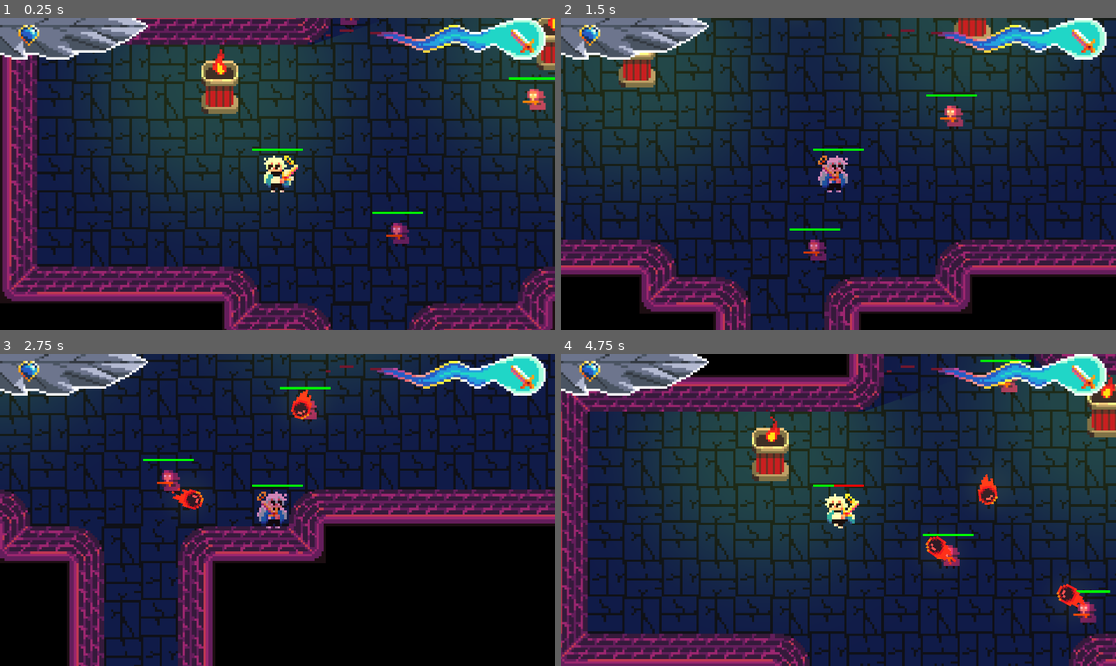
Above: before the commit, frames 1-4 (two rows, left to right).
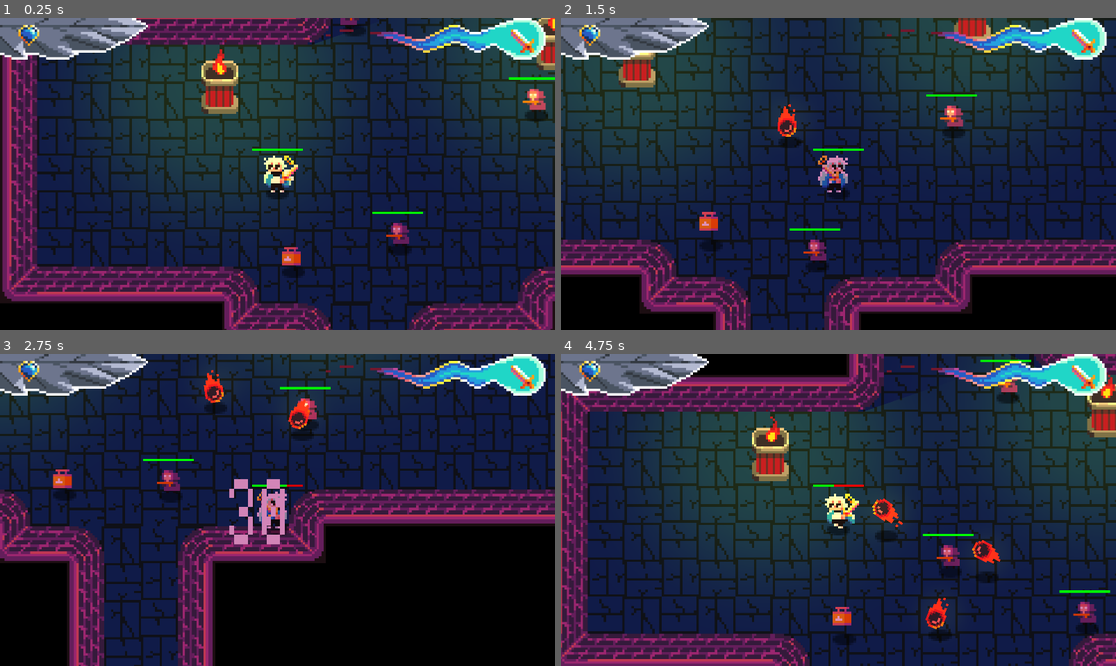
Above: after the commit, the same moments.

Repository: NielsOuvrard/TheShadowOfHeaven
Game: Godot game, scene res://Scenes/gameplay.tscn
Same seed, same stepped clock (60 frames per second), same inputs: the game is played once before the commit and once after it.
Inputs (mouse positions are in pixels of both pictures, inside the frame that each line leads up to):
- Up to frame 1 (0.25 s): no input
- Up to frame 2 (1.5 s): move the mouse to (960, 158) at 0.52 s; hold Right (move_right) 0.53-1.28 s; hold Q (change_weapon) 0.53-1.28 s; move the mouse to (727, 189) at 1.27 s; hold Down (move_down) from 1.28 s (still down); tap Space (shoot) at 1.35 s
- Up to frame 3 (2.75 s): move the mouse to (333, 441) at 2.02 s; release Down (move_down) at 2.03 s; hold Right (move_right) from 2.03 s (still down); hold Q (change_weapon) from 2.03 s (still down)
- Up to frame 4 (4.75 s): move the mouse to (810, 572) at 2.77 s; release Right (move_right) at 2.78 s; release Q (change_weapon) at 2.78 s; hold Up (move_up) 2.78-3.53 s; tap Space (shoot) at 2.85, 4.35 s; move the mouse to (1005, 556) at 3.52 s; hold Q (change_weapon) 3.53-4.28 s; hold Left (move_left) from 3.53 s (still down); tap R (reload) at 4.15 s; move the mouse to (672, 463) at 4.27 s

The runs differ from the first frame. In frame 1, 0.5% of the frame differs, in the area x 47-99%, y 2-84%; in frame 2, 0.8%; in frame 3, 2.4%; in frame 4, 2.5%, in the area x 47-97%, y 12-94%.

Commit message:
anim weapons and item, some shadows and reload fix

Diff:
--- a/Scenes/ball.tscn
+++ b/Scenes/ball.tscn
@@ -1,7 +1,8 @@
-[gd_scene load_steps=36 format=3 uid="uid://cmw0ljnlnfdib"]
+[gd_scene load_steps=37 format=3 uid="uid://cmw0ljnlnfdib"]
 
 [ext_resource type="Script" path="res://Scripts/ball.gd" id="1_bqjdq"]
 [ext_resource type="Texture2D" uid="uid://b0606qmktrjkd" path="res://Assets/light_halo.png" id="2_56tqa"]
+[ext_resource type="Texture2D" uid="uid://w2nt6equg4mk" path="res://Assets/shadow_small.png" id="2_roc7b"]
 [ext_resource type="Texture2D" uid="uid://khoheu8iu4pt" path="res://Assets/Items/Bullets.png" id="3_fh0sp"]
 
 [sub_resource type="AtlasTexture" id="AtlasTexture_8kqn0"]
@@ -247,6 +248,11 @@
 
 [node name="Ball" type="Area2D"]
 script = ExtResource("1_bqjdq")
+
+[node name="ShadowSmall" type="Sprite2D" parent="."]
+visible = false
+position = Vector2(0, 7)
+texture = ExtResource("2_roc7b")
 
 [node name="Sprite" type="AnimatedSprite2D" parent="."]
 sprite_frames = SubResource("SpriteFrames_5qtxd")
--- a/Scenes/greed.tscn
+++ b/Scenes/greed.tscn
@@ -72,7 +72,7 @@
 movement_type = 1
 
 [node name="Sectarian5" parent="Sectarians" instance=ExtResource("3_oa1ul")]
-position = Vector2(506, 254)
+position = Vector2(493, 258)
 movement_type = 2
 
 [node name="Sectarian6" parent="Sectarians" instance=ExtResource("3_oa1ul")]
@@ -81,21 +81,37 @@
 
 [node name="Items" type="Node" parent="."]
 
-[node name="Weapon" parent="Items" instance=ExtResource("3_1socm")]
+[node name="Pistol" parent="Items" instance=ExtResource("3_1socm")]
 position = Vector2(-21, 327)
 
-[node name="Weapon2" parent="Items" instance=ExtResource("3_1socm")]
+[node name="ShotGun" parent="Items" instance=ExtResource("3_1socm")]
 position = Vector2(541, -19)
 type = 2
 
-[node name="Weapon3" parent="Items" instance=ExtResource("3_1socm")]
-position = Vector2(512, 256)
+[node name="RayGun" parent="Items" instance=ExtResource("3_1socm")]
+position = Vector2(524, 239)
 type = 3
 
 [node name="Item" parent="Items" instance=ExtResource("5_43vmu")]
-position = Vector2(126, 349)
-type_item = 3
+position = Vector2(77, 344)
 
 [node name="Item2" parent="Items" instance=ExtResource("5_43vmu")]
-position = Vector2(537, -96)
-type_item = 1
+position = Vector2(563, -158)
+
+[node name="Item" parent="." instance=ExtResource("5_43vmu")]
+position = Vector2(7, 36)
+
+[node name="Item2" parent="." instance=ExtResource("5_43vmu")]
+position = Vector2(62, 297)
+
+[node name="Item3" parent="." instance=ExtResource("5_43vmu")]
+position = Vector2(41, 182)
+
+[node name="Item4" parent="." instance=ExtResource("5_43vmu")]
+position = Vector2(-1, 367)
+
+[node name="Item5" parent="." instance=ExtResource("5_43vmu")]
+position = Vector2(-37, 354)
+
+[node name="Item6" parent="." instance=ExtResource("5_43vmu")]
+position = Vector2(-110, 300)
--- a/Scenes/hud.tscn
+++ b/Scenes/hud.tscn
@@ -6,6 +6,7 @@
 [ext_resource type="Texture2D" uid="uid://bwtf2mxsu1471" path="res://Assets/HUD/Corazones.png" id="3_wax87"]
 [ext_resource type="FontFile" uid="uid://dsvosxxjomnr5" path="res://Assets/Fonts/PixelOperator8.ttf" id="5_3rqoy"]
 [ext_resource type="PackedScene" uid="uid://domryt018ofom" path="res://Scenes/weapon.tscn" id="5_s1o24"]
+[ext_resource type="Texture2D" uid="uid://bkyahaeeslbp7" path="res://Assets/HUD/Cursor.png" id="7_1dos8"]
 
 [node name="HUD" type="CanvasLayer"]
 script = ExtResource("1_7r4t5")
@@ -52,6 +53,7 @@
 [node name="Weapon" parent="Right" instance=ExtResource("5_s1o24")]
 position = Vector2(-64, 80)
 scale = Vector2(8, 8)
+is_static = true
 
 [node name="InvText" type="Label" parent="Right"]
 layout_mode = 1
@@ -81,3 +83,9 @@
 scale = Vector2(4, 4)
 theme_override_fonts/font = ExtResource("5_3rqoy")
 text = "6"
+
+[node name="Cursor" type="Sprite2D" parent="."]
+visible = false
+position = Vector2(872, 576)
+scale = Vector2(8, 8)
+texture = ExtResource("7_1dos8")
--- a/Scenes/item.tscn
+++ b/Scenes/item.tscn
@@ -1,13 +1,79 @@
-[gd_scene load_steps=4 format=3 uid="uid://bcbtjhffrph75"]
+[gd_scene load_steps=8 format=3 uid="uid://bcbtjhffrph75"]
 
 [ext_resource type="Script" path="res://scripts/item.gd" id="1_tbm5b"]
 [ext_resource type="Texture2D" uid="uid://2u0tuliq82gr" path="res://Assets/Items/Armas.png" id="2_2fo4k"]
+[ext_resource type="Texture2D" uid="uid://w2nt6equg4mk" path="res://Assets/shadow_small.png" id="2_rcabs"]
 
 [sub_resource type="CircleShape2D" id="CircleShape2D_uytgi"]
 radius = 8.0
 
+[sub_resource type="Animation" id="Animation_8l8of"]
+length = 0.001
+tracks/0/type = "value"
+tracks/0/imported = false
+tracks/0/enabled = true
+tracks/0/path = NodePath("ShadowSmall:visible")
+tracks/0/interp = 1
+tracks/0/loop_wrap = true
+tracks/0/keys = {
+"times": PackedFloat32Array(0),
+"transitions": PackedFloat32Array(1),
+"update": 1,
+"values": [false]
+}
+tracks/1/type = "bezier"
+tracks/1/imported = false
+tracks/1/enabled = true
+tracks/1/path = NodePath("ItemSprite:position:y")
+tracks/1/interp = 1
+tracks/1/loop_wrap = true
+tracks/1/keys = {
+"handle_modes": PackedInt32Array(0),
+"points": PackedFloat32Array(0, -0.25, 0, 0.25, 0),
+"times": PackedFloat32Array(0)
+}
+
+[sub_resource type="Animation" id="Animation_yi4ad"]
+resource_name = "floating"
+length = 3.0
+loop_mode = 1
+tracks/0/type = "value"
+tracks/0/imported = false
+tracks/0/enabled = true
+tracks/0/path = NodePath("ShadowSmall:visible")
+tracks/0/interp = 1
+tracks/0/loop_wrap = true
+tracks/0/keys = {
+"times": PackedFloat32Array(0),
+"transitions": PackedFloat32Array(1),
+"update": 1,
+"values": [true]
+}
+tracks/1/type = "bezier"
+tracks/1/imported = false
+tracks/1/enabled = true
+tracks/1/path = NodePath("ItemSprite:position:y")
+tracks/1/interp = 1
+tracks/1/loop_wrap = true
+tracks/1/keys = {
+"handle_modes": PackedInt32Array(0, 0, 0),
+"points": PackedFloat32Array(0, -0.25, 0, 0.25, 0, -4, -0.25, 0, 0.25, 0, 0, -0.25, 0, 0.25, 0),
+"times": PackedFloat32Array(0, 1.5, 3)
+}
+
+[sub_resource type="AnimationLibrary" id="AnimationLibrary_7cuq4"]
+_data = {
+"RESET": SubResource("Animation_8l8of"),
+"floating": SubResource("Animation_yi4ad")
+}
+
 [node name="Item" type="Node2D"]
 script = ExtResource("1_tbm5b")
+
+[node name="ShadowSmall" type="Sprite2D" parent="."]
+visible = false
+position = Vector2(0, 4)
+texture = ExtResource("2_rcabs")
 
 [node name="ItemSprite" type="Sprite2D" parent="."]
 texture = ExtResource("2_2fo4k")
@@ -20,4 +86,9 @@
 [node name="CollisionShape2D" type="CollisionShape2D" parent="Area2D"]
 shape = SubResource("CircleShape2D_uytgi")
 
+[node name="AnimationPlayer" type="AnimationPlayer" parent="."]
+libraries = {
+"": SubResource("AnimationLibrary_7cuq4")
+}
+
 [connection signal="body_entered" from="Area2D" to="." method="_on_area_2d_body_entered"]
--- a/Scenes/player.tscn
+++ b/Scenes/player.tscn
@@ -1,6 +1,7 @@
-[gd_scene load_steps=15 format=3 uid="uid://0y06vbi8ods3"]
+[gd_scene load_steps=16 format=3 uid="uid://0y06vbi8ods3"]
 
 [ext_resource type="Script" path="res://Scripts/player.gd" id="1_flqv2"]
+[ext_resource type="Texture2D" uid="uid://w2nt6equg4mk" path="res://Assets/shadow_small.png" id="2_8qbm6"]
 [ext_resource type="Texture2D" uid="uid://ddh0hbfsxf05q" path="res://Assets/Items/Sword.png" id="4_12yd1"]
 [ext_resource type="Texture2D" uid="uid://rhxx7fe8qg4m" path="res://Assets/Characters/AngelSprite.png" id="4_auylh"]
 
@@ -78,6 +79,10 @@
 [node name="Player" type="CharacterBody2D"]
 script = ExtResource("1_flqv2")
 
+[node name="ShadowSmall" type="Sprite2D" parent="."]
+position = Vector2(0, 6)
+texture = ExtResource("2_8qbm6")
+
 [node name="AnimatedSprite2D" type="AnimatedSprite2D" parent="."]
 sprite_frames = SubResource("SpriteFrames_2tbwc")
 animation = &"Idle"
--- a/Scenes/sectarian.tscn
+++ b/Scenes/sectarian.tscn
@@ -1,7 +1,8 @@
-[gd_scene load_steps=7 format=3 uid="uid://ci1y4rydunn2t"]
+[gd_scene load_steps=8 format=3 uid="uid://ci1y4rydunn2t"]
 
 [ext_resource type="Texture2D" uid="uid://iurnteuwp7yk" path="res://Assets/Characters/Sectario.png" id="1_2lbij"]
 [ext_resource type="Script" path="res://Scripts/sectarian.gd" id="1_oxo2l"]
+[ext_resource type="Texture2D" uid="uid://w2nt6equg4mk" path="res://Assets/shadow_small.png" id="2_jb6il"]
 
 [sub_resource type="CircleShape2D" id="CircleShape2D_cqnwu"]
 radius = 7.0
@@ -17,6 +18,10 @@
 
 [node name="Sectarian" type="CharacterBody2D"]
 script = ExtResource("1_oxo2l")
+
+[node name="ShadowSmall" type="Sprite2D" parent="."]
+position = Vector2(1, 7)
+texture = ExtResource("2_jb6il")
 
 [node name="Sectario" type="Sprite2D" parent="."]
 texture = ExtResource("1_2lbij")
--- a/Scenes/torch.tscn
+++ b/Scenes/torch.tscn
@@ -1,10 +1,7 @@
-[gd_scene load_steps=12 format=3 uid="uid://cy2atdt0bqntm"]
+[gd_scene load_steps=11 format=3 uid="uid://cy2atdt0bqntm"]
 
 [ext_resource type="Texture2D" uid="uid://bv1f68b0dkmkw" path="res://Assets/World/Fire.png" id="1_xdjud"]
 [ext_resource type="Texture2D" uid="uid://b0606qmktrjkd" path="res://Assets/light_halo.png" id="2_ftp3d"]
-
-[sub_resource type="OccluderPolygon2D" id="OccluderPolygon2D_j6ih7"]
-polygon = PackedVector2Array(-10, 20, 0, 23, 10, 20, 3, 18, 1, 22, -1, 22, -3, 18)
 
 [sub_resource type="AtlasTexture" id="AtlasTexture_ee8es"]
 atlas = ExtResource("1_xdjud")
@@ -65,10 +62,6 @@
 
 [node name="Torch" type="Node2D"]
 
-[node name="LightOccluder2D" type="LightOccluder2D" parent="."]
-visible = false
-occluder = SubResource("OccluderPolygon2D_j6ih7")
-
 [node name="AnimatedSprite2D" type="AnimatedSprite2D" parent="."]
 sprite_frames = SubResource("SpriteFrames_sh6yb")
 autoplay = "default"
--- a/Scenes/weapon.tscn
+++ b/Scenes/weapon.tscn
@@ -1,10 +1,71 @@
-[gd_scene load_steps=4 format=3 uid="uid://domryt018ofom"]
+[gd_scene load_steps=8 format=3 uid="uid://domryt018ofom"]
 
 [ext_resource type="Script" path="res://Scripts/weapons.gd" id="1_r6hc8"]
 [ext_resource type="Texture2D" uid="uid://2u0tuliq82gr" path="res://Assets/Items/Armas.png" id="2_ysdcs"]
+[ext_resource type="Texture2D" uid="uid://w2nt6equg4mk" path="res://Assets/shadow_small.png" id="3_g7di7"]
 
 [sub_resource type="CircleShape2D" id="CircleShape2D_8x3ik"]
 radius = 5.83095
+
+[sub_resource type="Animation" id="Animation_8l8ov"]
+length = 0.001
+tracks/0/type = "value"
+tracks/0/imported = false
+tracks/0/enabled = true
+tracks/0/path = NodePath("ShadowSmall:visible")
+tracks/0/interp = 1
+tracks/0/loop_wrap = true
+tracks/0/keys = {
+"times": PackedFloat32Array(0),
+"transitions": PackedFloat32Array(1),
+"update": 1,
+"values": [false]
+}
+tracks/1/type = "bezier"
+tracks/1/imported = false
+tracks/1/enabled = true
+tracks/1/path = NodePath("WeaponSprite:position:y")
+tracks/1/interp = 1
+tracks/1/loop_wrap = true
+tracks/1/keys = {
+"handle_modes": PackedInt32Array(0),
+"points": PackedFloat32Array(0, -0.25, 0, 0.25, 0),
+"times": PackedFloat32Array(0)
+}
+
+[sub_resource type="Animation" id="Animation_yi4qd"]
+resource_name = "floating"
+length = 3.0
+loop_mode = 1
+tracks/0/type = "value"
+tracks/0/imported = false
+tracks/0/enabled = true
+tracks/0/path = NodePath("ShadowSmall:visible")
+tracks/0/interp = 1
+tracks/0/loop_wrap = true
+tracks/0/keys = {
+"times": PackedFloat32Array(0),
+"transitions": PackedFloat32Array(1),
+"update": 1,
+"values": [true]
+}
+tracks/1/type = "bezier"
+tracks/1/imported = false
+tracks/1/enabled = true
+tracks/1/path = NodePath("WeaponSprite:position:y")
+tracks/1/interp = 1
+tracks/1/loop_wrap = true
+tracks/1/keys = {
+"handle_modes": PackedInt32Array(0, 0, 0),
+"points": PackedFloat32Array(0, -0.25, 0, 0.25, 0, -4, -0.25, 0, 0.25, 0, 0, -0.25, 0, 0.25, 0),
+"times": PackedFloat32Array(0, 1.5, 3)
+}
+
+[sub_resource type="AnimationLibrary" id="AnimationLibrary_7cuq4"]
+_data = {
+"RESET": SubResource("Animation_8l8ov"),
+"floating": SubResource("Animation_yi4qd")
+}
 
 [node name="Weapon" type="Node2D"]
 script = ExtResource("1_r6hc8")
@@ -19,4 +80,14 @@
 [node name="CollisionShape2D" type="CollisionShape2D" parent="Area2D"]
 shape = SubResource("CircleShape2D_8x3ik")
 
+[node name="ShadowSmall" type="Sprite2D" parent="."]
+visible = false
+position = Vector2(0, 5)
+texture = ExtResource("3_g7di7")
+
+[node name="AnimationPlayer" type="AnimationPlayer" parent="."]
+libraries = {
+"": SubResource("AnimationLibrary_7cuq4")
+}
+
 [connection signal="body_entered" from="Area2D" to="." method="_on_area_2d_body_entered"]
--- a/Scripts/ball.gd
+++ b/Scripts/ball.gd
@@ -10,11 +10,13 @@
 @onready var point_light: PointLight2D = $PointLight2D
 @onready var sprite: AnimatedSprite2D = $Sprite
 @onready var collision: CollisionShape2D = $CollisionShape2D
+@onready var shadow_small: Sprite2D = $ShadowSmall
 
 var direction_ball : Vector2
 var thrower : String
 var target : String
 var type : Data.Projectiles
+var is_shadow := false
 
 const DAMAGET_TEXT = preload("res://Scenes/damage_text.tscn")
 
@@ -27,7 +29,9 @@
 	collision.scale = Data.PROJECTILS[type].collision_scale
 	collision.shape.radius = Data.PROJECTILS[type].collision_radius
 
-	rotate(direction_ball.angle())
+	sprite.rotation = direction_ball.angle()
+	if is_shadow:
+		shadow_small.visible = true
 
 
 # Called every frame. 'delta' is the elapsed time since the previous frame.
--- a/Scripts/data.gd
+++ b/Scripts/data.gd
@@ -74,7 +74,7 @@
 const PROJECTILS = {
 	Projectiles.PISTOL: {
 		"animation": "pistol",
-		"speed": 20,
+		"speed": 200,
 		"damage": 20,
 		"light_color": Color(1, 1, 0, 1),
 		"light_energy": 1,
@@ -83,7 +83,7 @@
 	},
 	Projectiles.SHOTGUN: {
 		"animation": "shotgun",
-		"speed": 20,
+		"speed": 200,
 		"damage": 99,
 		"light_energy": 1.5,
 		"light_color": Color(1, 1, 0, 1),
@@ -92,7 +92,7 @@
 	},
 	Projectiles.RAYGUN: {
 		"animation": "raygun", # this one is different, it's a ray
-		"speed": 20,
+		"speed": 300,
 		"damage": 40,
 		"light_energy": 1,
 		"light_color": Color(0, 1, 1, 1),
@@ -101,7 +101,7 @@
 	},
 	Projectiles.ENEMIES: {
 		"animation": "enemies",
-		"speed": 20,
+		"speed": 150,
 		"damage": 30,
 		"light_energy": 0.5,
 		"light_color": Color(1, 0.5, 0, 1),
@@ -110,7 +110,7 @@
 	},
 	Projectiles.DEATH_BALL: {
 		"animation": "death_ball",
-		"speed": 20,
+		"speed": 200,
 		"damage": 50,
 		"light_energy": 2,
 		"light_color": Color(1, 0, 1, 1),
--- a/Scripts/item.gd
+++ b/Scripts/item.gd
@@ -8,19 +8,29 @@
 
 extends Node2D
 
+@onready var animation_player: AnimationPlayer = $AnimationPlayer
 @onready var item_sprite: Sprite2D = $ItemSprite
-@export var type_item := Data.Items.PISTOL_AMMO
+
+@export var type := Data.Items.PISTOL_AMMO
+@export var is_static := false
 
 const DAMAGET_TEXT = preload("res://Scenes/damage_text.tscn")
 
+# make animation throw on the ground
+# make animation moving
+# make animation collect
+
 # Called when the node enters the scene tree for the first time.
 func _ready() -> void:
-	item_sprite.frame = Data.ITEMS[type_item].frame
+	item_sprite.frame = Data.ITEMS[type].frame
+	if not is_static:
+		animation_player.play("floating")
+
 
 func _on_area_2d_body_entered(body: Node2D) -> void:
 	if body.is_in_group("player"):
-		var nmb = Data.rand_range(Data.ITEMS[type_item].n_min, Data.ITEMS[type_item].n_max)
-		body.player.add_to_inventory(type_item, nmb)
+		var nmb = Data.rand_range(Data.ITEMS[type].n_min, Data.ITEMS[type].n_max)
+		body.player.add_to_inventory(type, nmb)
 
 		var damage_text = DAMAGET_TEXT.instantiate()
 		damage_text.text = str(nmb)
--- a/Scripts/player.gd
+++ b/Scripts/player.gd
@@ -61,6 +61,7 @@
 		# * Cooldowns
 		reload_cooldown.wait_time = Data.WEAPONS[current_weapon].cooldown_reload
 		shoot_cooldown.wait_time = Data.WEAPONS[current_weapon].cooldown_shot
+		#debug_weapons()
 
 	func shoot():
 		if current_weapon == Data.Weapons.SWORD:
@@ -103,11 +104,10 @@
 			return
 		# state = State.RELOAD
 		# action_cooldown.start()
-
-		# * ammo inventory to current ammo
-		ammo_current[current_weapon] = min(ammo_inventory[current_weapon], Data.WEAPONS[Data.Weapons.PISTOL].ammo_max)
-		# * ammo inventory minus the current ammo
-		ammo_inventory[current_weapon] -= ammo_current[current_weapon]
+		var ammo_max_needed = Data.WEAPONS[current_weapon].ammo_max - ammo_current[current_weapon]
+		var ammo_taken = min(ammo_inventory[current_weapon], ammo_max_needed)
+		ammo_current[current_weapon] += ammo_taken
+		ammo_inventory[current_weapon] -= ammo_taken
 
 	func change_weapon():
 		var next_weapon = (current_weapon + 1) % Data.WEAPONS.size()
@@ -137,6 +137,8 @@
 
 	func take_damage(damage: int):
 		var damage_received = min(damage, life)
+		if life <= 0:
+			damage_received = 0
 		life -= damage
 		progress_bar.value = life
 		if life <= 0:
--- a/Scripts/sectarian.gd
+++ b/Scripts/sectarian.gd
@@ -53,7 +53,7 @@
 	progress_bar.value = life
 	if life <= 0:
 		var item = ITEM.instantiate()
-		item.type_item = randi() % Data.Items.size()
+		item.type = randi() % Data.Items.size()
 		item.position = position
 		get_parent().add_child(item)
 		queue_free()
@@ -74,6 +74,7 @@
 	ball.target = "player"
 	ball.position = position
 	ball.type = Data.Projectiles.ENEMIES
+	ball.is_shadow = true
 	get_parent().add_child(ball)
 
 	shot_cooldown.wait_time = float(Data.rand_range(10, 30)) / 10
--- a/Scripts/weapons.gd
+++ b/Scripts/weapons.gd
@@ -8,14 +8,19 @@
 
 extends Node2D
 
+@onready var animation_player: AnimationPlayer = $AnimationPlayer
 @onready var weapon_sprite: Sprite2D = $WeaponSprite
+
 @export var type := Data.Weapons.PISTOL
+@export var is_static := false
 
 const DAMAGET_TEXT = preload("res://Scenes/damage_text.tscn")
 
 # Called when the node enters the scene tree for the first time.
 func _ready() -> void:
 	weapon_sprite.frame = Data.WEAPONS[type].item_frame
+	if not is_static:
+		animation_player.play("floating")
 
 func _on_area_2d_body_entered(body: Node2D) -> void:
 	if body.is_in_group("player"):
Binary file added: Assets/shadow_small.png
Not shown, added: Assets/shadow_small.png.import
Not shown: 1 places in Scenes/hud.tscn that only renumber resources
